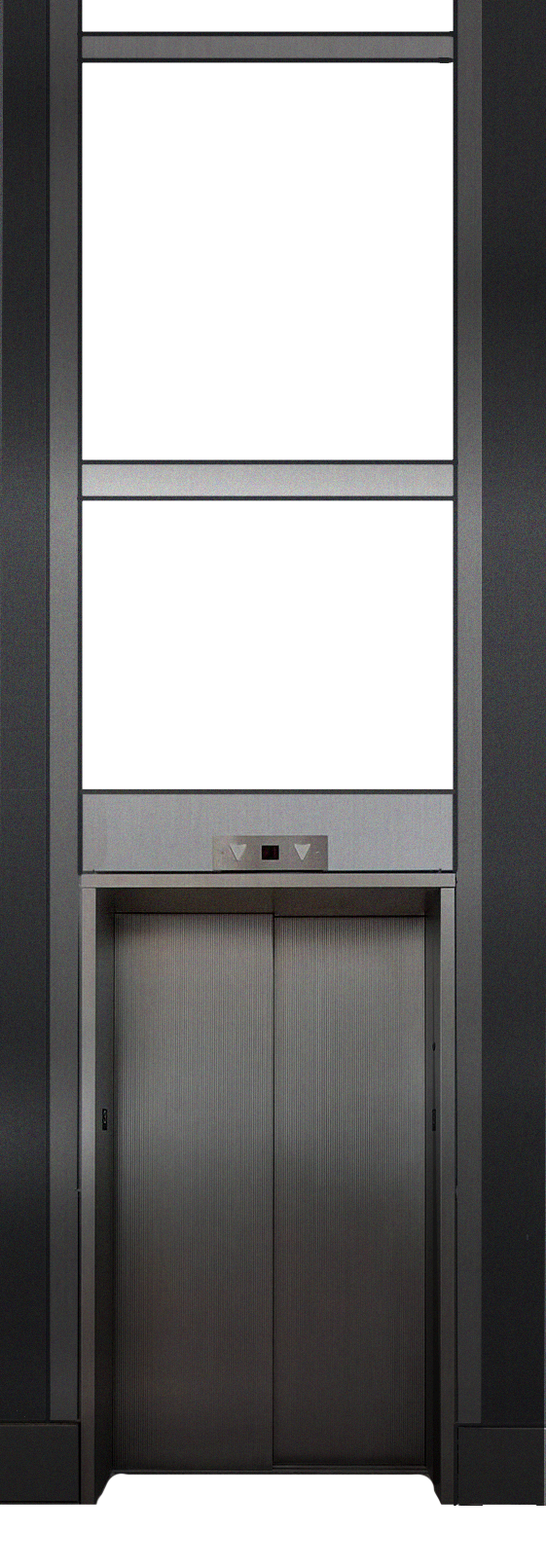
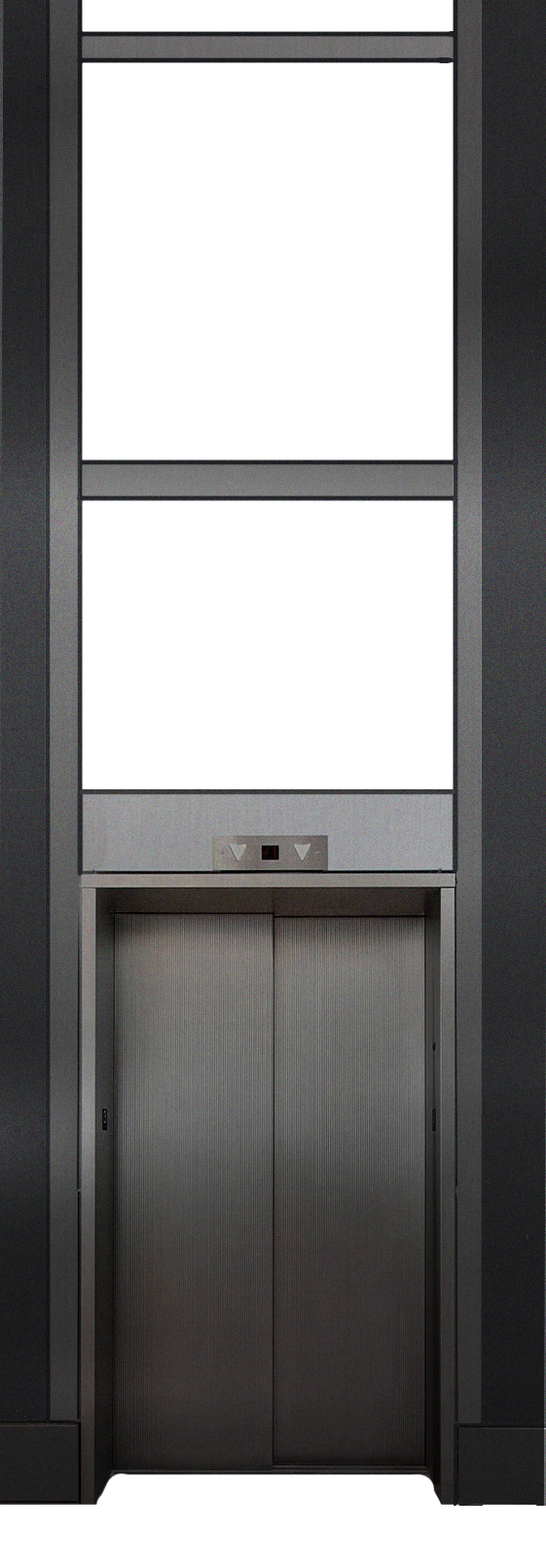
Layered file, before and after one edit (546×1568). Changes by layer:
painted on "Layer 0" over [79, 461, 453, 500]
